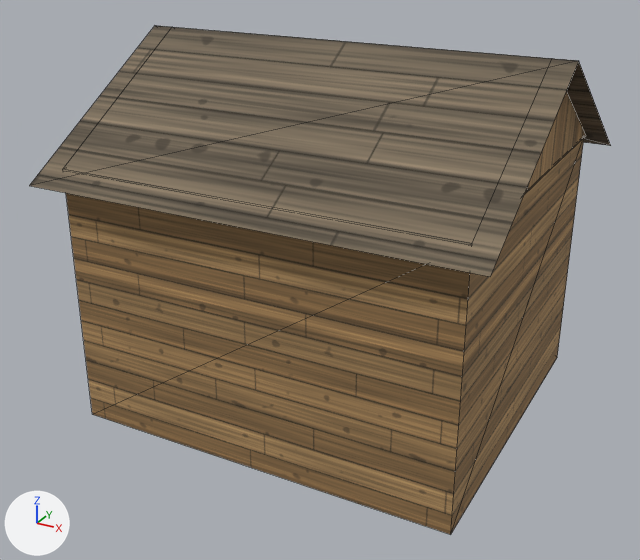
Before and after pictures for a commit that changed the glTF model world/bridgehollow/export/models/buildings/bld_house_037.glb.
The view is the same before and after, from a camera (50 mm lens) standing at (5.38, -10.38, 6.85) and looking at (-0.11, -0.4, 1.86). The axes (+X, +Y, +Z) are drawn at lower left. The lights are the same throughout. The first picture is the older version. Mesh edges are drawn as thin lines. Vertices at exactly the same position are counted once.

The older version as bpy lines, for what is in view:
```python
me_bld_house_037 = bpy.data.meshes.new('bld_house_037')
me_bld_house_037.from_pydata(...)  # 24 vertices, 16 faces; spans x -3.03..3.03, y -2.75..2.75, z 0.0..5.08
# faces by material slot: [12, 4]
me_bld_house_037.materials.append(mat_mat_plank)  # picture img_mat_plank
me_bld_house_037.materials.append(mat_mat_timber_roof)  # picture img_mat_timber_roof
ob_bld_house_037 = bpy.data.objects.new('bld_house_037', me_bld_house_037)
ob_bld_house_037.location = (0.0, 0.0, 0.0)
```
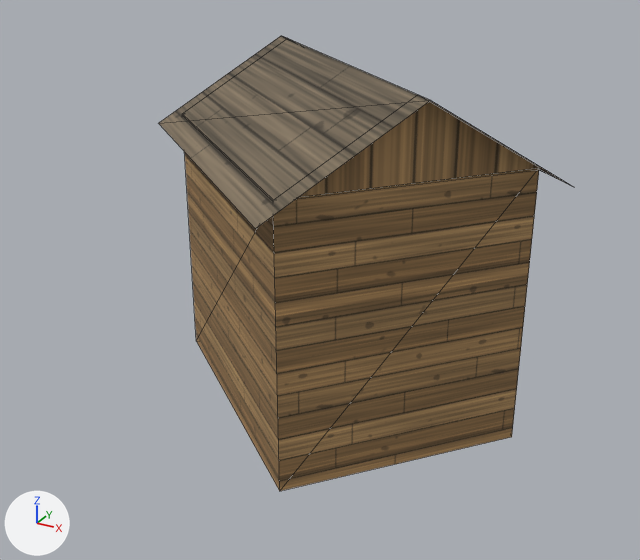
Patch to the scene script:
```diff
--- a/world/bridgehollow/export/models/buildings/bld_house_037.glb.py
+++ b/world/bridgehollow/export/models/buildings/bld_house_037.glb.py
@@ me_bld_house_037 @@
-me_bld_house_037.from_pydata(...)  # 24 vertices, 16 faces; spans x -3.03..3.03, y -2.75..2.75, z 0.0..5.08
-me_bld_house_037.vertices[0].co = (-2.73, 2.38, 0.0)
-me_bld_house_037.vertices[1].co = (-2.7, -2.44, 0.0)  # pixel (92, 414)
-me_bld_house_037.vertices[2].co = (-2.7, -2.44, 3.63)  # pixel (62, 168)
-me_bld_house_037.vertices[3].co = (-2.73, 2.38, 3.63)
-me_bld_house_037.vertices[4].co = (2.73, -2.41, 0.0)  # pixel (450, 534)
-me_bld_house_037.vertices[5].co = (2.73, -2.41, 3.63)  # pixel (472, 243)
-me_bld_house_037.vertices[6].co = (2.67, 2.44, 0.0)  # pixel (557, 357)
-me_bld_house_037.vertices[7].co = (2.67, 2.44, 3.63)  # pixel (584, 135)
-me_bld_house_037.vertices[8].co = (-2.73, 2.38, 3.61)
-me_bld_house_037.vertices[9].co = (-2.7, -2.44, 3.61)  # pixel (63, 170)
-me_bld_house_037.vertices[10].co = (2.73, -2.41, 3.61)  # pixel (472, 245)
-me_bld_house_037.vertices[11].co = (2.67, 2.44, 3.61)  # pixel (584, 136)
-me_bld_house_037.vertices[12].co = (-2.73, 2.41, 3.63)
-me_bld_house_037.vertices[13].co = (-2.7, -2.44, 3.63)  # pixel (62, 169)
-me_bld_house_037.vertices[14].co = (-2.71, -0.02, 5.08)  # pixel (172, 26)
-me_bld_house_037.vertices[15].co = (2.73, -2.41, 3.63)  # pixel (472, 243)
-me_bld_house_037.vertices[16].co = (2.7, 2.44, 3.63)  # pixel (586, 135)
-me_bld_house_037.vertices[17].co = (2.71, 0.02, 5.08)  # pixel (552, 58)
-me_bld_house_037.vertices[18].co = (3.0, 2.75, 3.44)  # pixel (610, 145)
-me_bld_house_037.vertices[19].co = (-3.03, 2.71, 3.44)
-me_bld_house_037.vertices[20].co = (-3.02, -0.02, 5.08)  # pixel (154, 25)
-me_bld_house_037.vertices[21].co = (3.02, 0.02, 5.08)  # pixel (578, 60)
-me_bld_house_037.vertices[22].co = (-3.0, -2.75, 3.44)  # pixel (29, 185)
-me_bld_house_037.vertices[23].co = (3.03, -2.71, 3.44)  # pixel (490, 276)
+me_bld_house_037.from_pydata(...)  # 24 vertices, 16 faces; spans x -3.16..3.16, y -3.1..3.1, z 0.0..4.82
+# me_bld_house_037 part 1
+me_bld_house_037.vertices[0].co = (-2.73, 0.11, 0.0)  # pixel (196, 341)
+me_bld_house_037.vertices[1].co = (0.56, -2.67, 0.0)  # pixel (279, 491)
+me_bld_house_037.vertices[2].co = (0.56, -2.67, 3.81)  # pixel (273, 199)
+me_bld_house_037.vertices[3].co = (-2.73, 0.11, 3.81)  # pixel (182, 113)
+me_bld_house_037.vertices[4].co = (2.73, -0.11, 0.0)  # pixel (511, 436)
+me_bld_house_037.vertices[5].co = (2.73, -0.11, 3.81)  # pixel (539, 167)
+me_bld_house_037.vertices[6].co = (-0.56, 2.67, 0.0)
+me_bld_house_037.vertices[7].co = (-0.56, 2.67, 3.81)
+me_bld_house_037.vertices[8].co = (-2.73, 0.11, 3.79)  # pixel (182, 115)
+me_bld_house_037.vertices[9].co = (0.56, -2.67, 3.79)  # pixel (273, 201)
+me_bld_house_037.vertices[10].co = (2.73, -0.11, 3.79)  # pixel (539, 169)
+me_bld_house_037.vertices[11].co = (-0.56, 2.67, 3.79)
+me_bld_house_037.vertices[12].co = (0.57, -2.67, 3.81)  # pixel (273, 200)
+me_bld_house_037.vertices[13].co = (2.73, -0.11, 3.81)  # pixel (539, 167)
+me_bld_house_037.vertices[14].co = (1.65, -1.39, 4.82)  # pixel (417, 94)
+me_bld_house_037.vertices[15].co = (-0.57, 2.67, 3.81)
+me_bld_house_037.vertices[16].co = (-2.73, 0.11, 3.81)  # pixel (182, 113)
+me_bld_house_037.vertices[17].co = (-1.65, 1.39, 4.82)  # pixel (287, 38)
+me_bld_house_037.vertices[18].co = (-3.16, 0.07, 3.63)  # pixel (158, 123)
+me_bld_house_037.vertices[19].co = (0.6, -3.1, 3.63)  # pixel (255, 228)
+me_bld_house_037.vertices[20].co = (1.88, -1.58, 4.82)  # pixel (430, 100)
+me_bld_house_037.vertices[21].co = (-1.88, 1.58, 4.82)  # pixel (281, 35)
+me_bld_house_037.vertices[22].co = (3.16, -0.07, 3.63)
+me_bld_house_037.vertices[23].co = (-0.6, 3.1, 3.63)
 me_bld_house_037.materials.append(mat_mat_plank)
```

What differs and where, as boxes [x1, y1, x2, y2] in the pictures (640 x 560 px):
'bld_house_037', reshaped (29% narrower, 11% shorter): before [29, 26, 611, 535]; after [159, 36, 572, 491]
